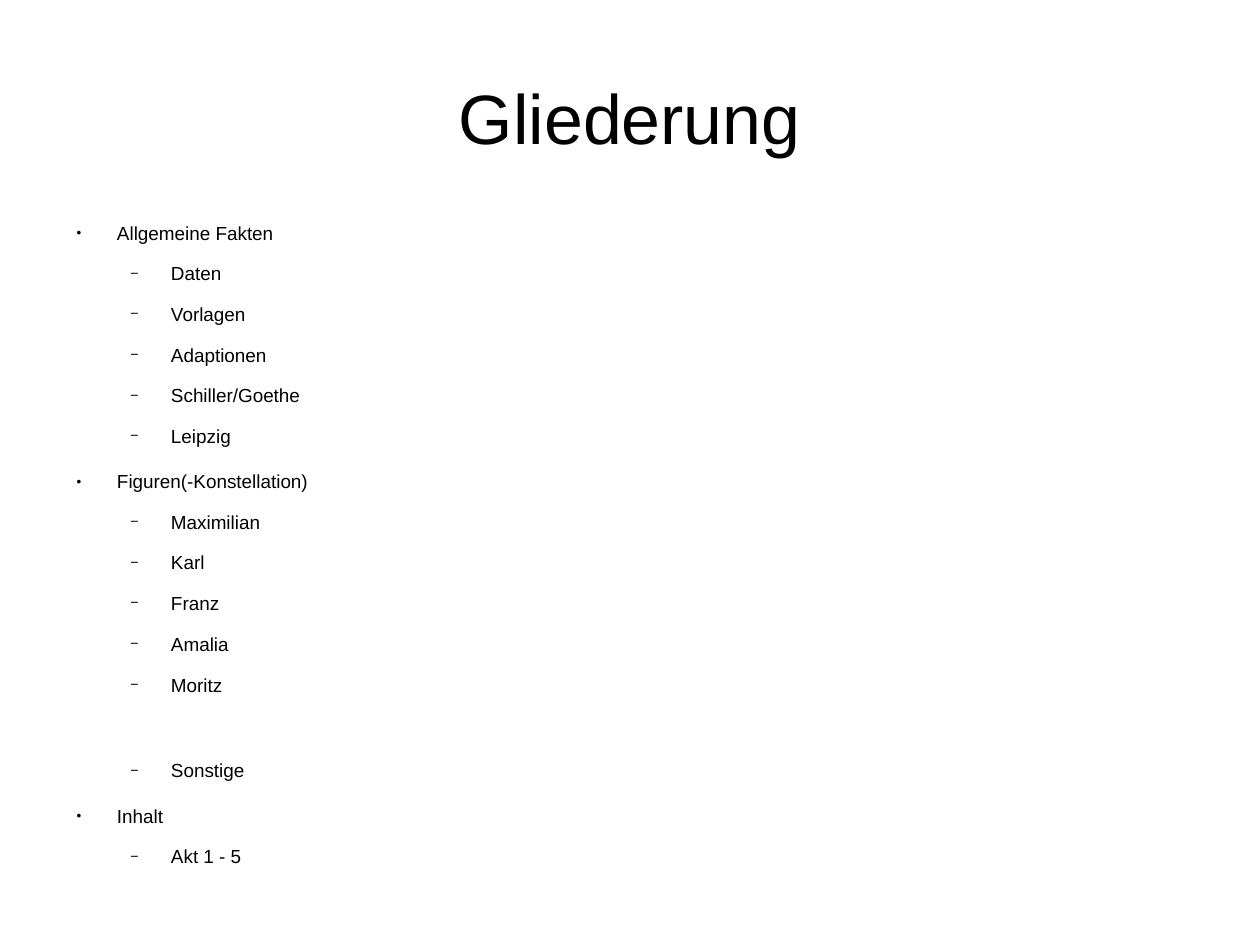
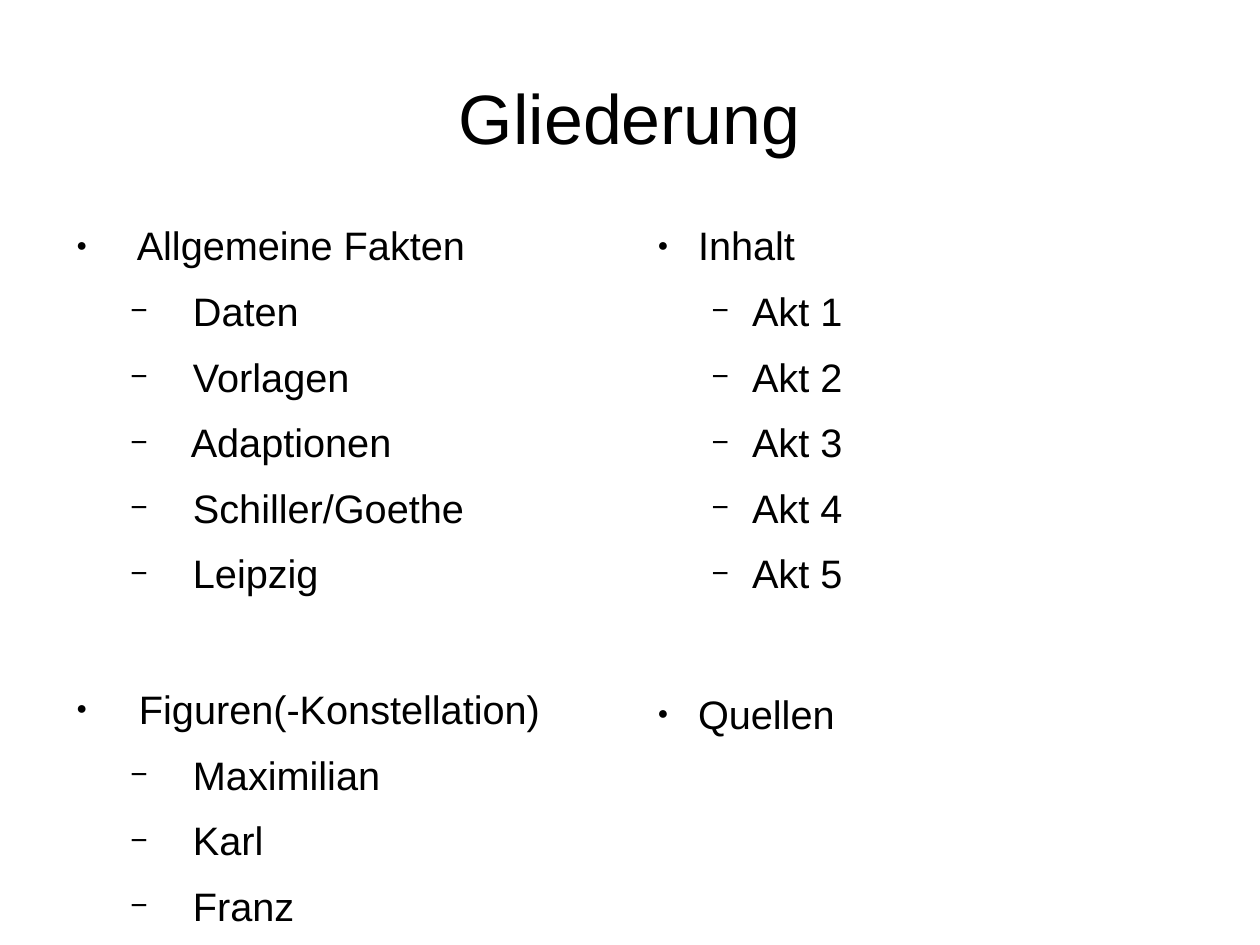
Before and after one commit to Galaxyqasar/Schule, a slide deck: slide 2 of Vortraege/Die_R-uber/Die_Raeuber.odp. Drawn at 1260x945 pixels with LibreOffice and Linux fonts; fonts in the diff are those of the drawing. Boxes give left, top, right and bottom in pixels: in the first picture for what was removed or moved away, otherwise in the second. Text is boxed around its words. In the diff, an @@ line names an element or a change of style, - is before the commit and + after.

```diff
--- a/Vortraege/Die_R-uber/Die_Raeuber.odp
+++ b/Vortraege/Die_R-uber/Die_Raeuber.odp
@@ text "Allgemeine Fakten" at bbox=[137, 231, 540, 922]: size 11.9 to 25 pt @@
@@ text added at bbox=[698, 231, 842, 736], 25 pt, text #000000 @@
+● Inhalt
+  − Akt 1
+  − Akt 2
+  − Akt 3
+  − Akt 4
+  − Akt 5
+● Quellen
@@ text at bbox=[117, 809, 242, 864]: paragraphs removed @@
-● Inhalt
-  − Akt 1 - 5
```
Also in this commit, not shown: 1 other slide changed, 4 slides added.
